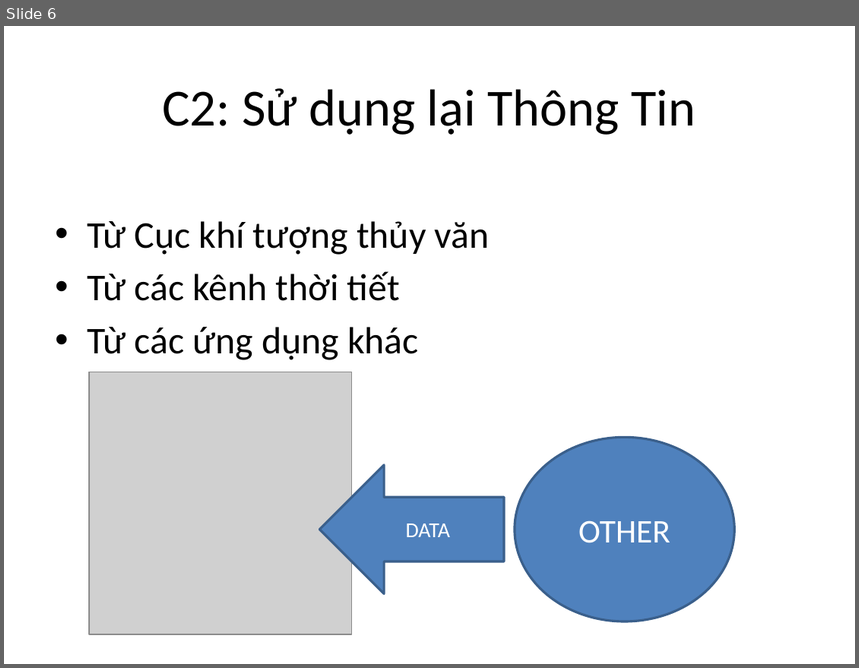
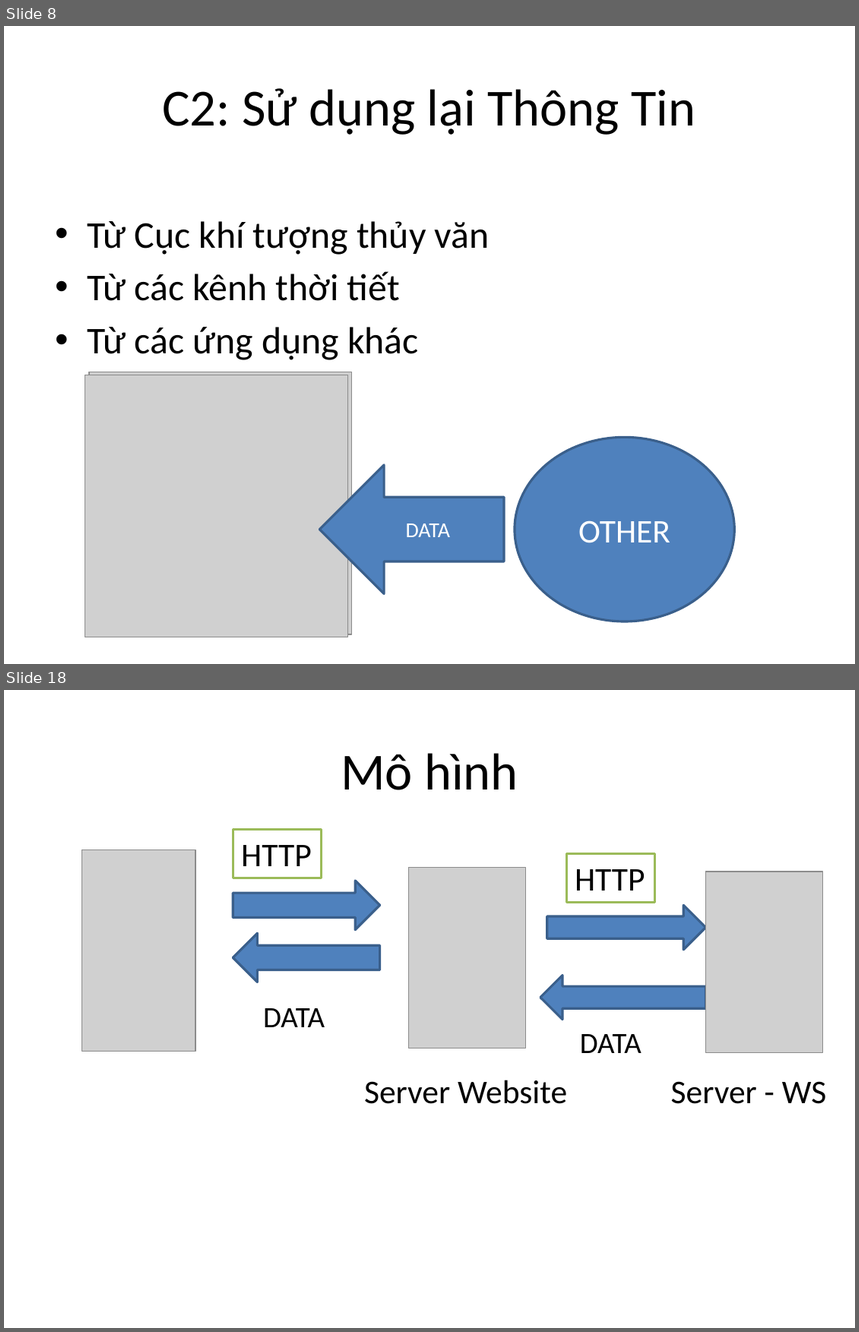
Before and after one commit to phithanh97cs/T3H, a slide deck: Other/Free/Làm web thật đơn giản với Web Service và Spring.pptx. Shown one above the other, each under a label of ours: slide 6 before the commit, slides 8 and 18 after it; the slides between them are not shown. The pictures are 859x668 and 859x1332 pixels, drawn with LibreOffice and Linux fonts; fonts in the diff are those of the drawing; grey boxes stand for pictures. Boxes give left, top, right and bottom in pixels: in the first picture for what was removed or moved away, otherwise in the second. Text is boxed around its words. In the diff, an @@ line names an element or a change of style, - is before the commit and + after.

```diff
--- a/Other/Free/Làm web thật đơn giản với Web Service và Spring.pptx
+++ b/Other/Free/Làm web thật đơn giản với Web Service và Spring.pptx
@@ slide 18 added at bbox=[4, 690, 855, 1328], background #FFFFFF @@
@@ title added at bbox=[341, 753, 518, 790], 44 pt, text #000000 @@
+Mô hình
@@ rectangle added at bbox=[233, 830, 322, 878], fill #FFFFFF, outline #9BBB59 2 pt, 28 pt, text #000000 @@
+HTTP
@@ picture added at bbox=[82, 850, 196, 1052] @@
@@ picture added at bbox=[408, 867, 526, 1049] @@
@@ rectangle added at bbox=[566, 853, 655, 902], fill #FFFFFF, outline #9BBB59 2 pt, 28 pt, text #000000 @@
+HTTP
@@ picture added at bbox=[706, 872, 824, 1053] @@
@@ right arrow added at bbox=[233, 881, 380, 930], fill #4F81BD, outline #3A5F8C 2 pt @@
@@ right arrow added at bbox=[547, 905, 705, 950], fill #4F81BD, outline #3A5F8C 2 pt @@
@@ right arrow added at bbox=[233, 933, 380, 982], fill #4F81BD, outline #3A5F8C 2 pt @@
@@ right arrow added at bbox=[541, 975, 705, 1019], fill #4F81BD, outline #3A5F8C 2 pt @@
@@ text added at bbox=[263, 1008, 325, 1027], 25 pt, text #000000 @@
+DATA
@@ text added at bbox=[580, 1034, 642, 1053], 25 pt, text #000000 @@
+DATA
@@ text added at bbox=[364, 1080, 567, 1104], 28 pt, text #000000 @@
+Server Website
@@ text added at bbox=[671, 1081, 827, 1104], 28 pt, text #000000 @@
+Server - WS
@@ what was slide 6 is now slide 8 @@
@@ slide 8 changed as well @@
@@ picture added at bbox=[85, 375, 347, 637] @@
```
Also in this commit, not shown: 6 other slides changed, 13 other slides added, 3 slides removed, 2 other files.
